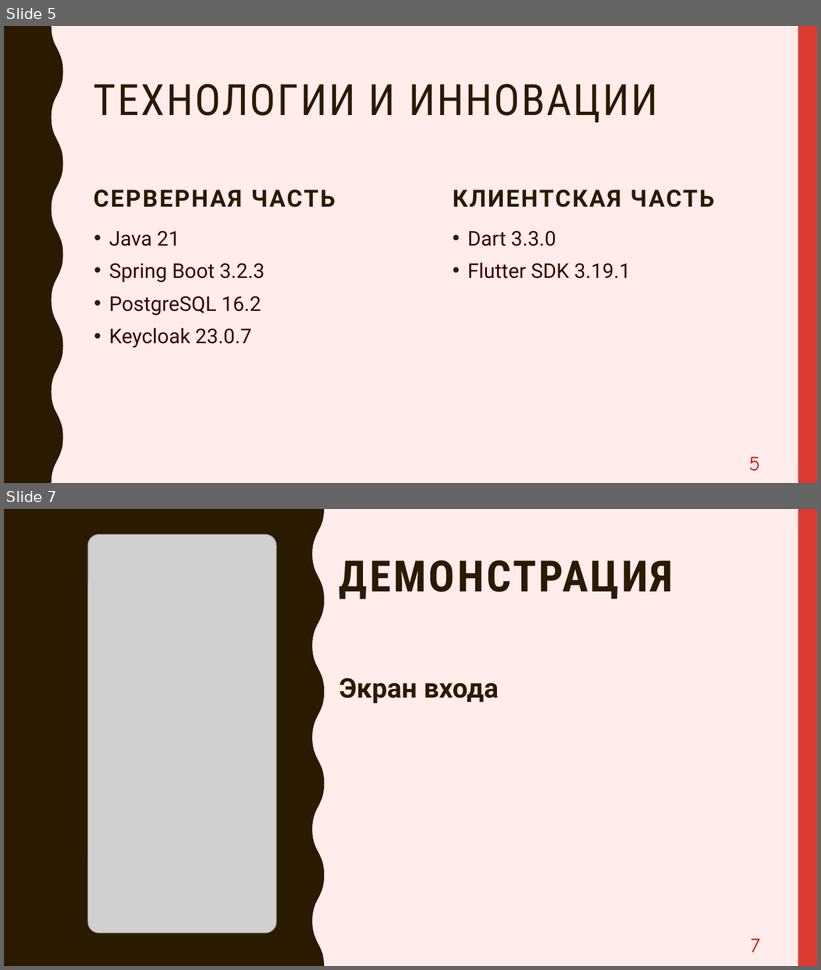
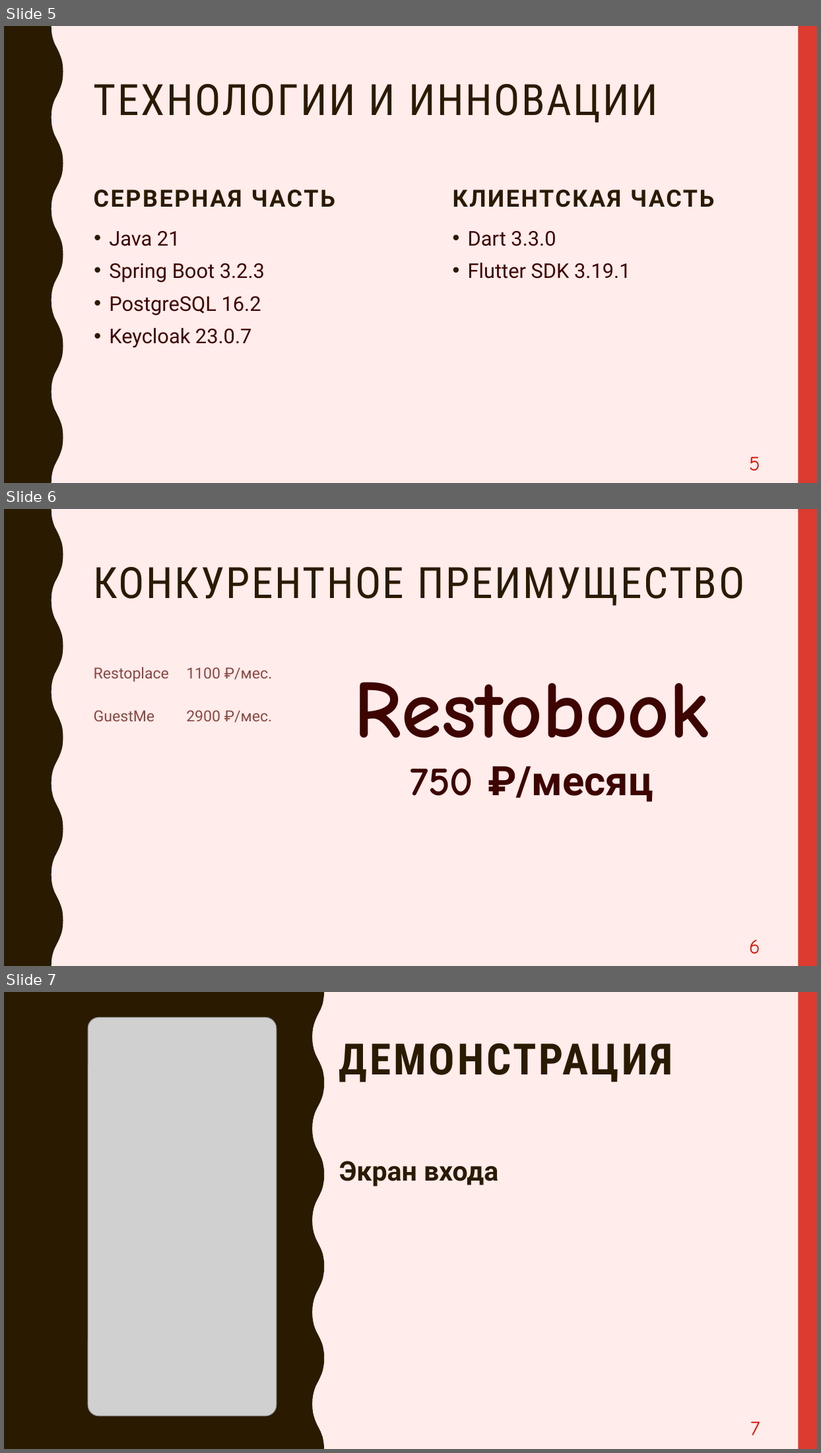
Before and after one commit to PavelPutin/restobook, a slide deck: presentation/Restobook.pptx. Shown one above the other, each under a label of ours: slides 5 and 7 before the commit, slides 5, 6 and 7 after it; the slides between them are not shown. The pictures are 821x970 and 821x1453 pixels, drawn with LibreOffice and Linux fonts; fonts in the diff are those of the drawing; grey boxes stand for pictures. Boxes give left, top, right and bottom in pixels: in the first picture for what was removed or moved away, otherwise in the second. Text is boxed around its words. In the diff, an @@ line names an element or a change of style, - is before the commit and + after.

```diff
--- a/presentation/Restobook.pptx
+++ b/presentation/Restobook.pptx
@@ slide 6 added at <box>4,509,817,966</box>, background #FFECEB; not listed: 2 template elements that a slide beside it also shows @@
@@ title added at <box>94,567,745,606</box>, 51 pt, text #2A1A00 @@
+КОНКУРЕНТНОЕ ПРЕИМУЩЕСТВО
@@ table added at <box>88,661,766,843</box>, 2 rows, 3 columns @@
+Restoplace | 1100 ₽/мес. | Restobook / 750 ₽/месяц
+GuestMe | 2900 ₽/мес. | 
@@ page number added at <box>749,940,760,954</box>, 24 pt, text #DA0E00 @@
+6
```
Also in this commit, not shown: 4 slides changed, 1 slide removed, 1 other file.
